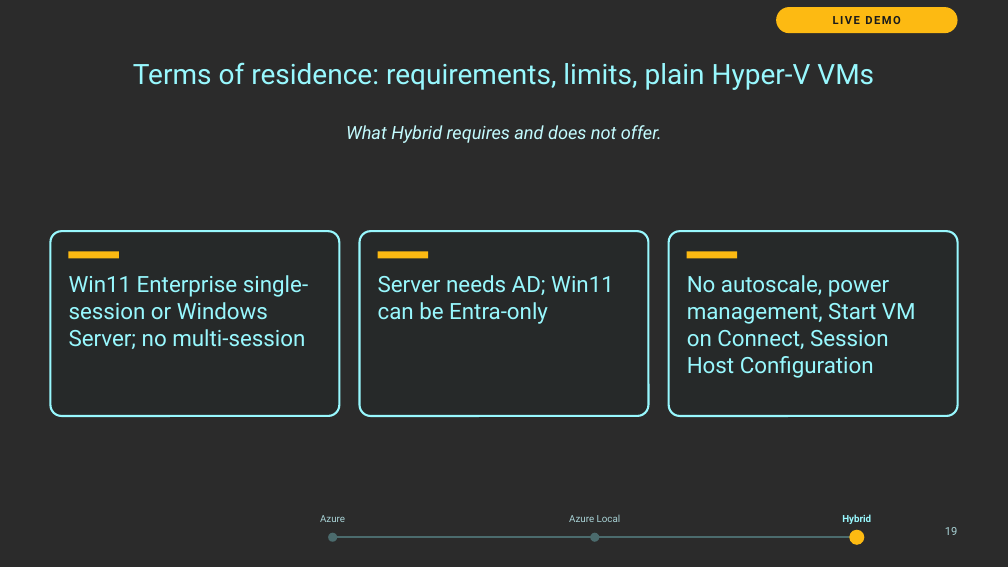
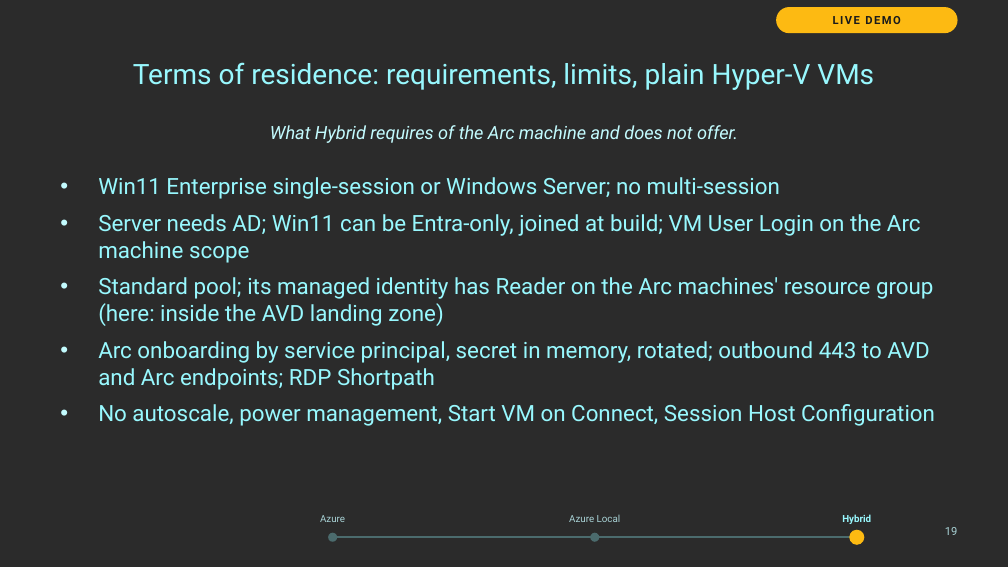
Before and after one commit to thisismydemo/nic2026_avd, a slide deck: slide 19 of presentation/AVD_Anywhere_NIC2026.pptx. Drawn at 1008x567 pixels with LibreOffice and Linux fonts; fonts in the diff are those of the drawing; background and template pictures are left out; a plain dark background stands for a picture behind light text. Boxes give left, top, right and bottom in pixels: in the first picture for what was removed or moved away, otherwise in the second. Text is boxed around its words. In the diff, an @@ line names an element or a change of style, - is before the commit and + after.

Commit message:
docs: regenerate deck after Hybrid section re-cut

```diff
--- a/presentation/AVD_Anywhere_NIC2026.pptx
+++ b/presentation/AVD_Anywhere_NIC2026.pptx
@@ text at <box>270,125,738,143</box>: text changed @@
-What Hybrid requires and does not offer.
+What Hybrid requires of the Arc machine and does not offer.
@@ text added at <box>98,177,935,426</box>, 16 pt, text #98F8FE @@
+• Win11 Enterprise single-session or Windows Server; no multi-session
+• Server needs AD; Win11 can be Entra-only, joined at build; VM User Login on the Arc machine scope
+• Standard pool; its managed identity has Reader on the Arc machines' resource group (here: inside the AVD landing zone)
+• Arc onboarding by service principal, secret in memory, rotated; outbound 443 to AVD and Arc endpoints; RDP Shortpath
+• No autoscale, power management, Start VM on Connect, Session Host Configuration
@@ rounded rectangle removed at <box>50,231,340,415</box> @@
@@ rounded rectangle removed at <box>360,231,649,415</box> @@
@@ rounded rectangle removed at <box>668,231,958,415</box> @@
@@ rectangle removed at <box>69,251,119,258</box> @@
@@ rectangle removed at <box>378,251,428,258</box> @@
@@ rectangle removed at <box>686,251,737,258</box> @@
@@ text removed at <box>69,275,308,349</box> @@
-Win11 Enterprise single-session or Windows Server; no multi-session
@@ text removed at <box>378,275,614,324</box> @@
-Server needs AD; Win11 can be Entra-only
@@ text removed at <box>687,275,916,378</box> @@
-No autoscale, power management, Start VM on Connect, Session Host Configuration
```
Also in this commit, not shown: 3 other slides changed.
